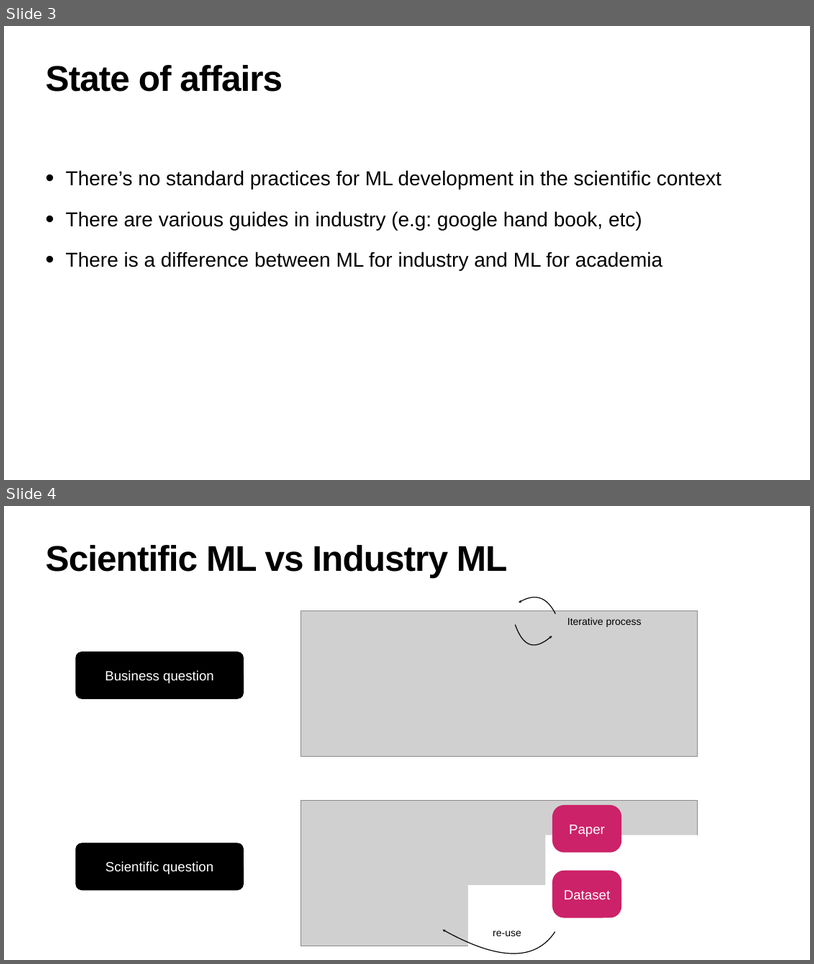
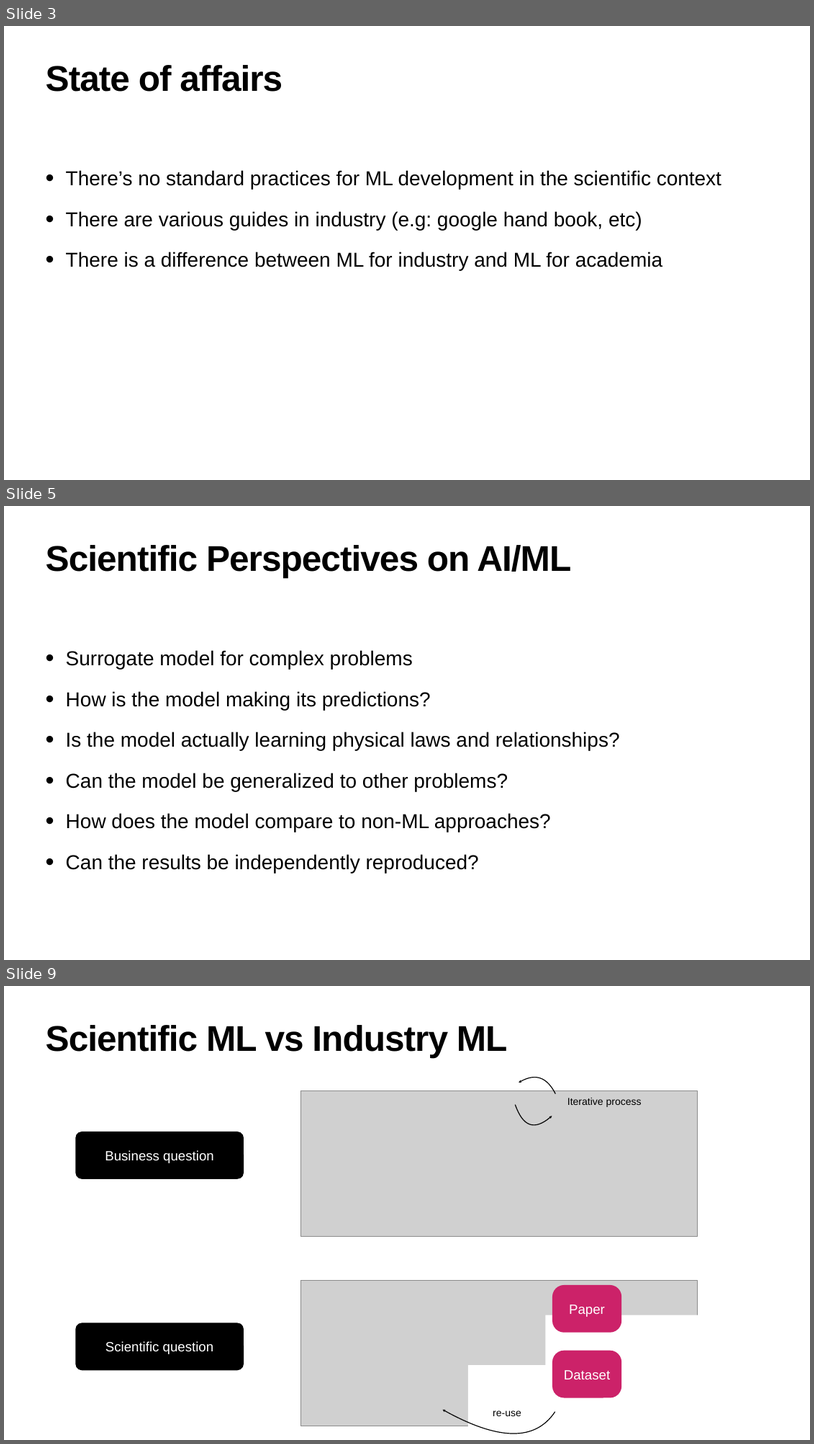
Before and after one commit to hanveiga/amld-2021-repML, a slide deck: slides/03_Reproducible_Scientific_ML.pptx. Shown one above the other, each under a label of ours: slides 3 and 4 before the commit, slides 3, 5 and 9 after it; the slides between them are not shown. The pictures are 814x964 and 814x1444 pixels, drawn with LibreOffice and Linux fonts; fonts in the diff are those of the drawing; grey boxes stand for pictures. Boxes give left, top, right and bottom in pixels: in the first picture for what was removed or moved away, otherwise in the second. Text is boxed around its words. In the diff, an @@ line names an element or a change of style, - is before the commit and + after.

```diff
--- a/slides/03_Reproducible_Scientific_ML.pptx
+++ b/slides/03_Reproducible_Scientific_ML.pptx
@@ slide 5 added at (4, 506, 810, 960), background #FFFFFF @@
@@ title added at (46, 545, 571, 577), 85 pt, text #000000, bold @@
+Scientific Perspectives on AI/ML
@@ text added at (66, 650, 620, 872), 48 pt, text #000000 @@
+• Surrogate model for complex problems
+• How is the model making its predictions?
+• Is the model actually learning physical laws and relationships?
+• Can the model be generalized to other problems?
+• How does the model compare to non-ML approaches?
+• Can the results be independently reproduced?
@@ what was slide 4 is now slide 9 @@
```
Also in this commit, not shown: 5 slides changed, 7 other slides added.
